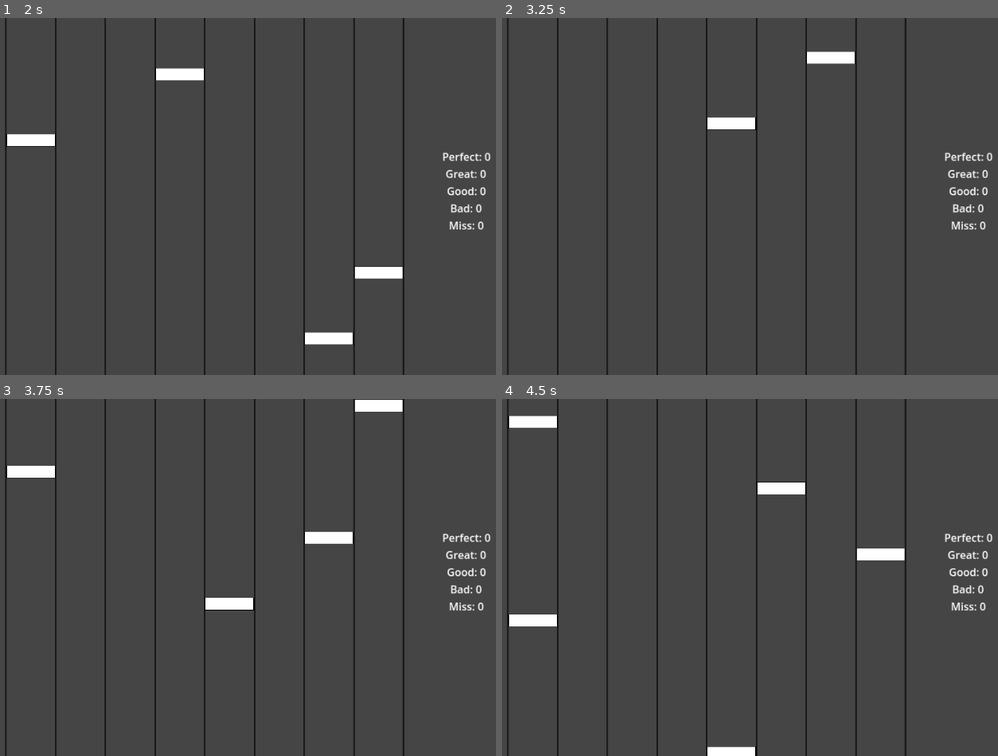
Above: before the commit, frames 1-4 (two rows, left to right).
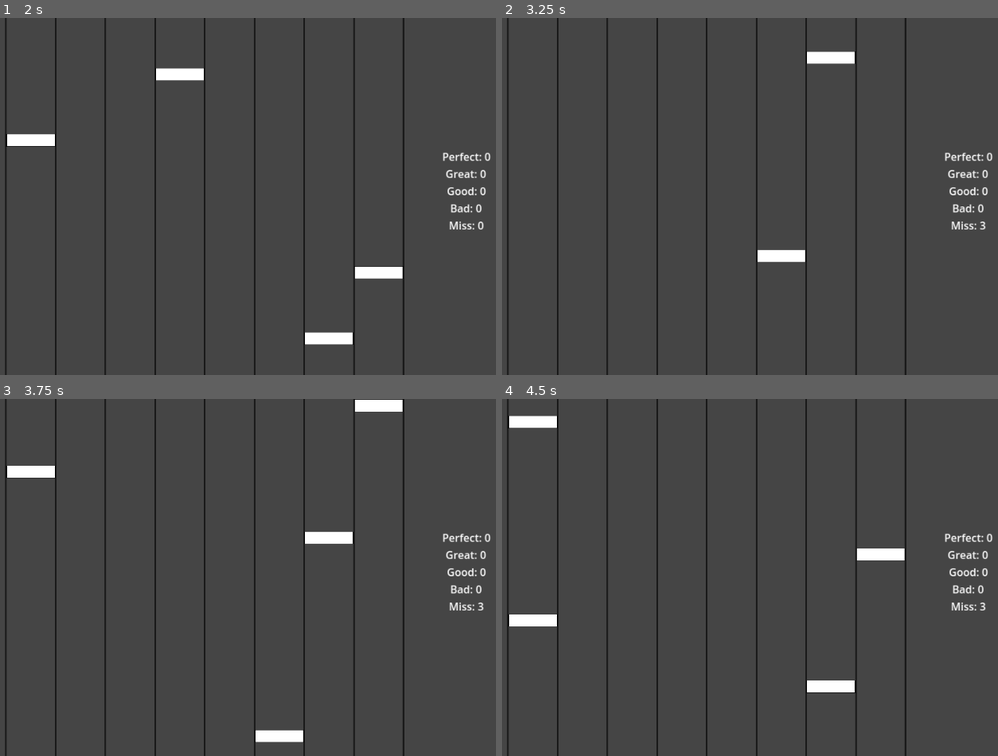
Above: after the commit, the same moments.

Repository: jareeeeeeeeeeeeeee/rhythm-game
Game: Godot game, scene res://node_2d.tscn
The game is run twice, just before and just after one commit, with the same random seed, the same clock (stepped at 60 frames per second) and the same inputs.
Inputs:
- Up to frame 1 (2 s): hold A (button1, bound only after the commit) 0.53-1.28 s; tap S (button2, bound only after the commit) at 0.8, 1.35 s; tap D (button3, bound only after the commit) at 1.55 s
- Up to frame 2 (3.25 s): hold D (button3, bound only after the commit) 2.03-2.78 s; tap F (button4, bound only after the commit) at 2.3, 2.85 s; tap J (button5, bound only after the commit) at 3.05 s
- Up to frame 3 (3.75 s): hold J (button5, bound only after the commit) from 3.53 s (still down)
- Up to frame 4 (4.5 s): tap K (button6, bound only after the commit) at 3.8, 4.35 s; release J (button5, bound only after the commit) at 4.28 s

Frame 1 is identical in both runs. In frame 2, 0.7% of the frame differs, in the area x 41-98%, y 27-69%; in frame 3, 0.7%; in frame 4, 1.0%, in the area x 41-98%, y 23-100%.

Commit message:
Missed notes now change the value

Diff:
--- a/node_2d.gd
+++ b/node_2d.gd
@@ -12,35 +12,35 @@
 		add_child(note)
 
 func _input(ev):
-	if Input.is_key_pressed(KEY_A) and not ev.echo and get_tree().get_nodes_in_group("0"):
+	if Input.is_action_pressed("button1") and not ev.echo and get_tree().get_nodes_in_group("0"):
 		var hit_note = get_tree().get_nodes_in_group("0")[0]
 		print(hit_note.position.y)
 		hit_note.queue_free()
-	if Input.is_key_pressed(KEY_S) and not ev.echo and get_tree().get_nodes_in_group("1"):
+	if Input.is_action_pressed("button2") and not ev.echo and get_tree().get_nodes_in_group("1"):
 		var hit_note = get_tree().get_nodes_in_group("1")[0]
 		print(hit_note.position.y)
 		hit_note.queue_free()
-	if Input.is_key_pressed(KEY_D) and not ev.echo and get_tree().get_nodes_in_group("2"):
+	if Input.is_action_pressed("button3") and not ev.echo and get_tree().get_nodes_in_group("2"):
 		var hit_note = get_tree().get_nodes_in_group("2")[0]
 		print(hit_note.position.y)
 		hit_note.queue_free()
-	if Input.is_key_pressed(KEY_F) and not ev.echo and get_tree().get_nodes_in_group("3"):
+	if Input.is_action_pressed("button4") and not ev.echo and get_tree().get_nodes_in_group("3"):
 		var hit_note = get_tree().get_nodes_in_group("3")[0]
 		print(hit_note.position.y)
 		hit_note.queue_free()
-	if Input.is_key_pressed(KEY_H) and not ev.echo and get_tree().get_nodes_in_group("4"):
+	if Input.is_action_pressed("button5") and not ev.echo and get_tree().get_nodes_in_group("4"):
 		var hit_note = get_tree().get_nodes_in_group("4")[0]
 		print(hit_note.position.y)
 		hit_note.queue_free()
-	if Input.is_key_pressed(KEY_J) and not ev.echo and get_tree().get_nodes_in_group("5"):
+	if Input.is_action_pressed("button6") and not ev.echo and get_tree().get_nodes_in_group("5"):
 		var hit_note = get_tree().get_nodes_in_group("5")[0]
 		print(hit_note.position.y)
 		hit_note.queue_free()
-	if Input.is_key_pressed(KEY_K) and not ev.echo and get_tree().get_nodes_in_group("6"):
+	if Input.is_action_pressed("button7") and not ev.echo and get_tree().get_nodes_in_group("6"):
 		var hit_note = get_tree().get_nodes_in_group("6")[0]
 		print(hit_note.position.y)
 		hit_note.queue_free()
-	if Input.is_key_pressed(KEY_L) and not ev.echo and get_tree().get_nodes_in_group("7"):
+	if Input.is_action_pressed("button8") and not ev.echo and get_tree().get_nodes_in_group("7"):
 		var hit_note = get_tree().get_nodes_in_group("7")[0]
 		print(hit_note.position.y)
 		hit_note.queue_free()
--- a/note.gd
+++ b/note.gd
@@ -3,6 +3,9 @@
 @export_range(1,100)
 var speed = 10
 var lane = randi_range(0,7)
+
+@onready
+var label = get_node("../Background/Label")
 
 func _init():
 	self.position.x = 415 + lane * 150
@@ -12,4 +15,5 @@
 func _process(delta: float):
 	self.position.y += speed
 	if self.position.y >= 1100:
+		label.notes["miss"] += 1
 		queue_free()
--- a/project.godot
+++ b/project.godot
@@ -19,3 +19,46 @@
 
 window/size/viewport_width=1920
 window/size/viewport_height=1080
+
+[input]
+
+button1={
+"deadzone": 0.2,
+"events": [Object(InputEventKey,"resource_local_to_scene":false,"resource_name":"","device":-1,"window_id":0,"alt_pressed":false,"shift_pressed":false,"ctrl_pressed":false,"meta_pressed":false,"pressed":false,"keycode":0,"physical_keycode":65,"key_label":0,"unicode":97,"location":0,"echo":false,"script":null)
+]
+}
+button2={
+"deadzone": 0.2,
+"events": [Object(InputEventKey,"resource_local_to_scene":false,"resource_name":"","device":-1,"window_id":0,"alt_pressed":false,"shift_pressed":false,"ctrl_pressed":false,"meta_pressed":false,"pressed":false,"keycode":0,"physical_keycode":83,"key_label":0,"unicode":115,"location":0,"echo":false,"script":null)
+]
+}
+button3={
+"deadzone": 0.2,
+"events": [Object(InputEventKey,"resource_local_to_scene":false,"resource_name":"","device":-1,"window_id":0,"alt_pressed":false,"shift_pressed":false,"ctrl_pressed":false,"meta_pressed":false,"pressed":false,"keycode":0,"physical_keycode":68,"key_label":0,"unicode":100,"location":0,"echo":false,"script":null)
+]
+}
+button4={
+"deadzone": 0.2,
+"events": [Object(InputEventKey,"resource_local_to_scene":false,"resource_name":"","device":-1,"window_id":0,"alt_pressed":false,"shift_pressed":false,"ctrl_pressed":false,"meta_pressed":false,"pressed":false,"keycode":0,"physical_keycode":70,"key_label":0,"unicode":102,"location":0,"echo":false,"script":null)
+]
+}
+button5={
+"deadzone": 0.2,
+"events": [Object(InputEventKey,"resource_local_to_scene":false,"resource_name":"","device":-1,"window_id":0,"alt_pressed":false,"shift_pressed":false,"ctrl_pressed":false,"meta_pressed":false,"pressed":false,"keycode":0,"physical_keycode":74,"key_label":0,"unicode":106,"location":0,"echo":false,"script":null)
+]
+}
+button6={
+"deadzone": 0.2,
+"events": [Object(InputEventKey,"resource_local_to_scene":false,"resource_name":"","device":-1,"window_id":0,"alt_pressed":false,"shift_pressed":false,"ctrl_pressed":false,"meta_pressed":false,"pressed":false,"keycode":0,"physical_keycode":75,"key_label":0,"unicode":107,"location":0,"echo":false,"script":null)
+]
+}
+button7={
+"deadzone": 0.2,
+"events": [Object(InputEventKey,"resource_local_to_scene":false,"resource_name":"","device":-1,"window_id":0,"alt_pressed":false,"shift_pressed":false,"ctrl_pressed":false,"meta_pressed":false,"pressed":false,"keycode":0,"physical_keycode":76,"key_label":0,"unicode":108,"location":0,"echo":false,"script":null)
+]
+}
+button8={
+"deadzone": 0.2,
+"events": [Object(InputEventKey,"resource_local_to_scene":false,"resource_name":"","device":-1,"window_id":0,"alt_pressed":false,"shift_pressed":false,"ctrl_pressed":false,"meta_pressed":false,"pressed":false,"keycode":0,"physical_keycode":59,"key_label":0,"unicode":59,"location":0,"echo":false,"script":null)
+]
+}
